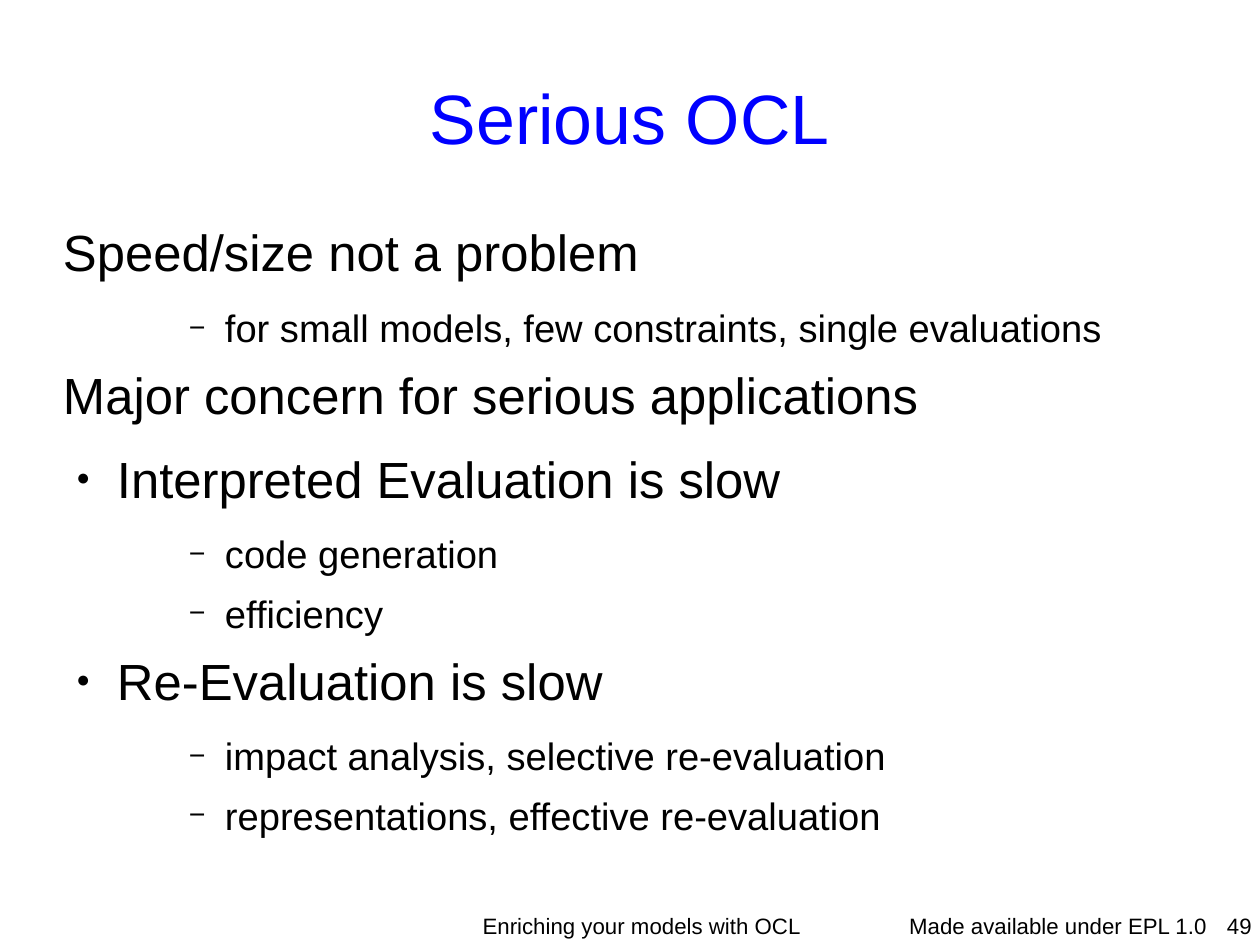
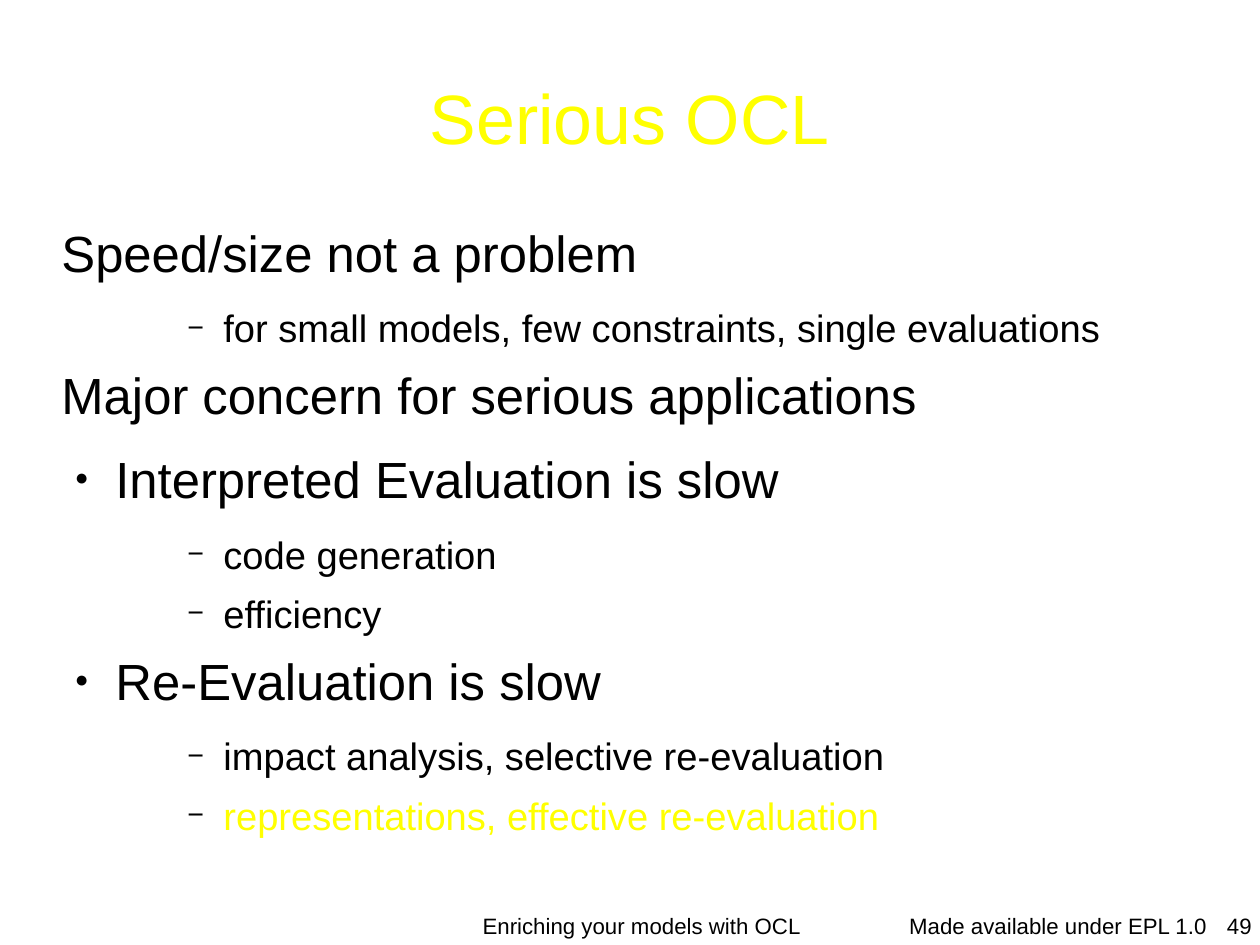
Before and after one commit to eclipse-ocl/ocl-website, a slide deck: slide 49 of ocl/docs/publications/ESE2010LongTalk/EnrichingWithOCL.odp. Drawn at 1260x945 pixels with LibreOffice and Linux fonts; fonts in the diff are those of the drawing; background and template pictures are left out. Boxes give left, top, right and bottom in pixels: in the first picture for what was removed or moved away, otherwise in the second. Text is boxed around its words. In the diff, an @@ line names an element or a change of style, - is before the commit and + after.

```diff
--- a/ocl/docs/publications/ESE2010LongTalk/EnrichingWithOCL.odp
+++ b/ocl/docs/publications/ESE2010LongTalk/EnrichingWithOCL.odp
@@ title "Serious OCL" at [430,93,830,145]: text colour #0000FF to #FFFF00 @@
@@ text at [223,802,879,838]: text colour #000000 to #FFFF00 in "representations, effective re-evaluation" @@
```
Also in this commit, not shown: 15 other slides changed.
